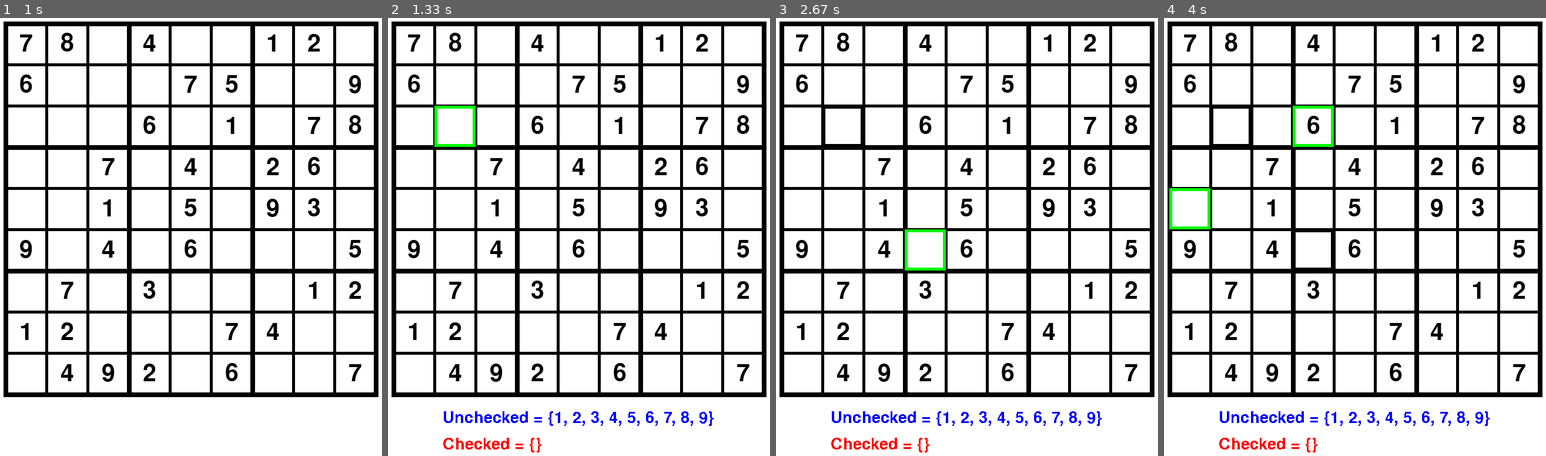
Above: before the commit, frames 1-4 (left to right).
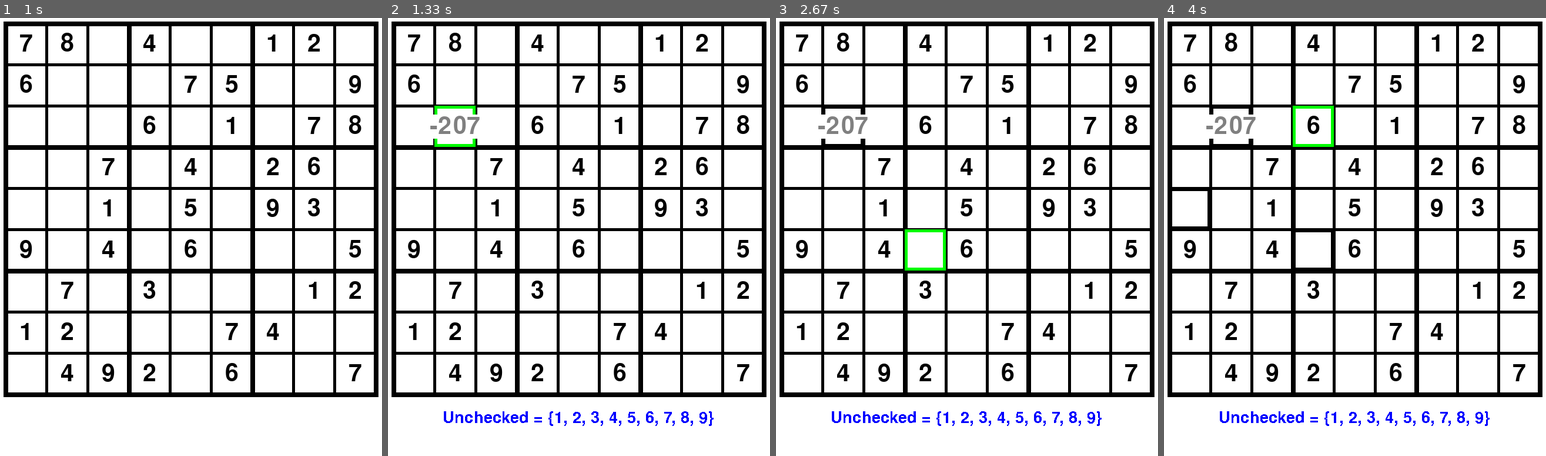
Above: after the commit, the same moments.

Repository: Rocky-Zhenxiang-Fang/Sudoku-Solver
Game: pygame game, started from GUI.py
Two runs of this game, one before a commit and one after it. Both use one fixed random seed, a clock stepped at 60 frames per second and the inputs below.
Inputs (mouse positions are in pixels of both pictures, inside the frame that each line leads up to):
- Up to frame 1 (1 s): press the mouse at (168, 188) at 0.87 s; move the mouse to (106, 149) at 0.97 s
- Up to frame 2 (1.33 s): release the mouse at (433, 109) at 1.1 s; hold 1 from 1.17 s (still down)
- Up to frame 3 (2.67 s): release 1 at 1.63 s; tap Enter at 1.67 s; press the mouse at (944, 188) at 2.13 s; move the mouse to (944, 219) at 2.23 s; release the mouse at (940, 250) at 2.37 s
- Up to frame 4 (4 s): press the mouse at (1332, 188) at 2.8 s; move the mouse to (1263, 201) at 2.9 s; release the mouse at (1194, 210) at 3.03 s; press the mouse at (1332, 188) at 3.63 s; move the mouse to (1332, 153) at 3.73 s; release the mouse at (1328, 118) at 3.87 s

Frame 1 is identical in both runs. In frame 2, 0.6% of the frame differs, in the area x 11-41%, y 22-100%; in frame 3, 0.6%; in frame 4, 0.8%, in the area x 1-41%, y 22-100%.

Commit message:
Able to store attempted numbers and validate the answer

Diff:
--- a/GUI.py
+++ b/GUI.py
@@ -12,6 +12,7 @@
 BLUE = (0, 0, 255)
 RED = (255, 0, 0)
 GREEN = (0, 255, 0)
+GRAY = (128, 128, 128)
 
 
 def draw_sudoku(sc, sudo: SudokuGUI):
@@ -19,24 +20,47 @@
     # Draw numbers
     for r in range(9):
         for c in range(9):
-            if sudo.origin[r][c] == 0:
+            if sudo.boxes[r][c].val == 0 and sudo.boxes[r][c].temp == 0:
                 continue
-            num = font.render(str(sudo.origin[r][c]), True, BLACK)
-            num_rect = num.get_rect()
-            num_rect.center = (50 + BOX_LENGTH * (c + 0.5), BOX_LENGTH * (r + 0.5) + 70)
-            sc.blit(num, num_rect)
+            elif sudo.boxes[r][c].temp == sudo.boxes[r][c].val:
+                num = font.render(str(sudo.boxes[r][c].val), True, BLACK, WHITE)
+                num_rect = num.get_rect()
+                num_rect.center = (50 + BOX_LENGTH * (c + 0.5), BOX_LENGTH * (r + 0.5) + 70)
+                sc.blit(num, num_rect)
+            else:
+                num = font.render(str(sudo.boxes[r][c].temp), True, GRAY, WHITE)
+                num_rect = num.get_rect()
+                num_rect.center = (50 + BOX_LENGTH * (c + 0.5), BOX_LENGTH * (r + 0.5) + 70)
+                sc.blit(num, num_rect)
 
 
 def draw_status(sc, sudo: SudokuGUI, c, r):
     font = pygame.font.Font(None, 40)
-    unchecked = font.render("Unchecked = " + str(sudo.boxes[r][c].unchecked), False, BLUE)
+    unchecked = font.render("     Unchecked = " + str(sudo.boxes[r][c].unchecked) + "     ", False, BLUE, WHITE)
     un_rect = unchecked.get_rect()
     un_rect.center = (WINDOW_WIDTH // 2, WINDOW_HEIGHT - 90)
     sc.blit(unchecked, un_rect)
-    checked = font.render("Checked = " + str(sudo.boxes[r][c].checked), False, RED)
-    ch_rect = unchecked.get_rect()
-    ch_rect.center = (WINDOW_WIDTH // 2, WINDOW_HEIGHT - 45)
-    sc.blit(checked, ch_rect)
+
+
+def record_number(sc, sudoku, c, r, event):
+    num = event.key - 256
+    # font = pygame.font.Font(None, 60)
+    # num = font.render(str(num), True, GRAY)
+    # num_rect = num.get_rect()
+    # num_rect.center = (50 + BOX_LENGTH * (c + 0.5), BOX_LENGTH * (r + 0.5) + 70)
+    sudoku.boxes[r][c].temp = event.key - 256
+    draw_sudoku(sc, sudoku)
+
+
+def update_number(sc, sudo: SudokuGUI, c, r):
+    box = sudo.boxes[r][c]
+    if box.temp != 0:
+        if box.temp in box.unchecked:
+            box.unchecked.remove(box.temp)
+            if box.temp == box.ans:
+                box.val = box.temp
+    draw_status(sc, sudo, c, r)
+    draw_sudoku(sc, sudo)
 
 
 def main(board):
@@ -80,16 +104,34 @@
             if event.type == pygame.QUIT:
                 running = False
             if event.type == pygame.MOUSEBUTTONUP:
-                if r and c:
-                    pygame.draw.rect(bg, BLACK, (50 + c * BOX_LENGTH, 70 + r * BOX_LENGTH, BOX_LENGTH, BOX_LENGTH), LINE_THIN)
+                if r is not None and c is not None:
+                    pygame.draw.rect(bg, BLACK, (50 + c * BOX_LENGTH, 70 + r * BOX_LENGTH, BOX_LENGTH, BOX_LENGTH),
+                                     LINE_THIN)
                 pos = pygame.mouse.get_pos()
-                c = (pos[0] - 50) // BOX_LENGTH
-                r = (pos[1] - 70) // BOX_LENGTH
-                pygame.draw.rect(bg, GREEN, (50 + c * BOX_LENGTH, 70 + r * BOX_LENGTH, BOX_LENGTH, BOX_LENGTH), LINE_THIN)
-                screen.blit(bg, (0, 0))
-                draw_status(screen, sudoku, c, r)
-                draw_sudoku(screen, sudoku)
-                pygame.display.update()
+                if 0 <= (pos[0] - 50) // BOX_LENGTH <= 8 and 0 <= (pos[1] - 70) // BOX_LENGTH <= 8:
+                    c = (pos[0] - 50) // BOX_LENGTH
+                    r = (pos[1] - 70) // BOX_LENGTH
+                    pygame.draw.rect(bg, GREEN, (50 + c * BOX_LENGTH, 70 + r * BOX_LENGTH, BOX_LENGTH, BOX_LENGTH),
+                                     LINE_THIN)
+                    screen.blit(bg, (0, 0))
+                    draw_status(screen, sudoku, c, r)
+                    draw_sudoku(screen, sudoku)
+                    pygame.display.update()
+            if event.type == pygame.KEYDOWN:
+                if event.key == pygame.K_1 or event.key == pygame.K_KP1 or \
+                        event.key == pygame.K_2 or event.key == pygame.K_KP2 or \
+                        event.key == pygame.K_3 or event.key == pygame.K_KP3 or \
+                        event.key == pygame.K_4 or event.key == pygame.K_KP4 or \
+                        event.key == pygame.K_5 or event.key == pygame.K_KP5 or \
+                        event.key == pygame.K_6 or event.key == pygame.K_KP6 or \
+                        event.key == pygame.K_7 or event.key == pygame.K_KP7 or \
+                        event.key == pygame.K_8 or event.key == pygame.K_KP8 or \
+                        event.key == pygame.K_9 or event.key == pygame.K_KP9:
+                    record_number(screen, sudoku, c, r, event)
+                    pygame.display.update()
+                if event.key == pygame.K_RETURN or event.key == pygame.K_KP_ENTER:
+                    update_number(screen, sudoku, c, r)
+                    pygame.display.update()
 
     pygame.quit()
 
--- a/Sudoku_GUI.py
+++ b/Sudoku_GUI.py
@@ -10,6 +10,7 @@
             self.unchecked = {1, 2, 3, 4, 5, 6, 7, 8, 9}
             self.checked = {}
             self.val = v
+            self.temp = v
             self.ans = a
 
     def __init__(self, board: List[List[int]]):
